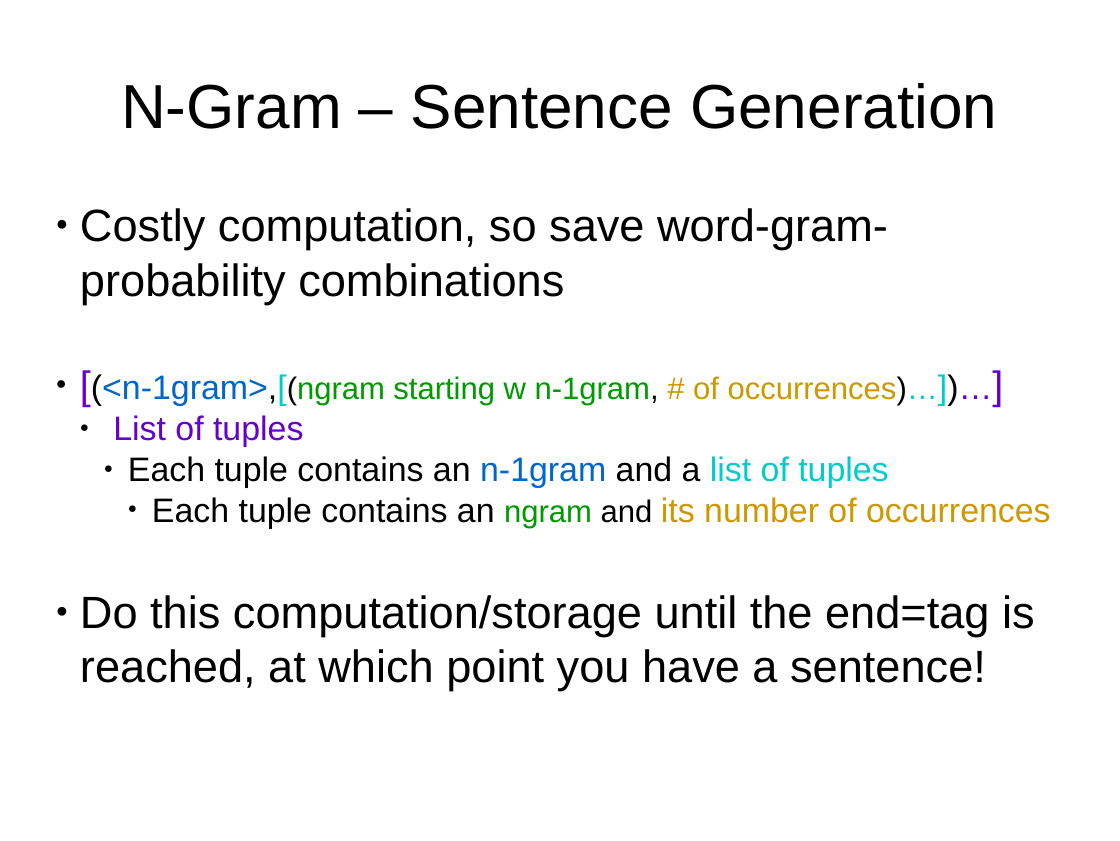
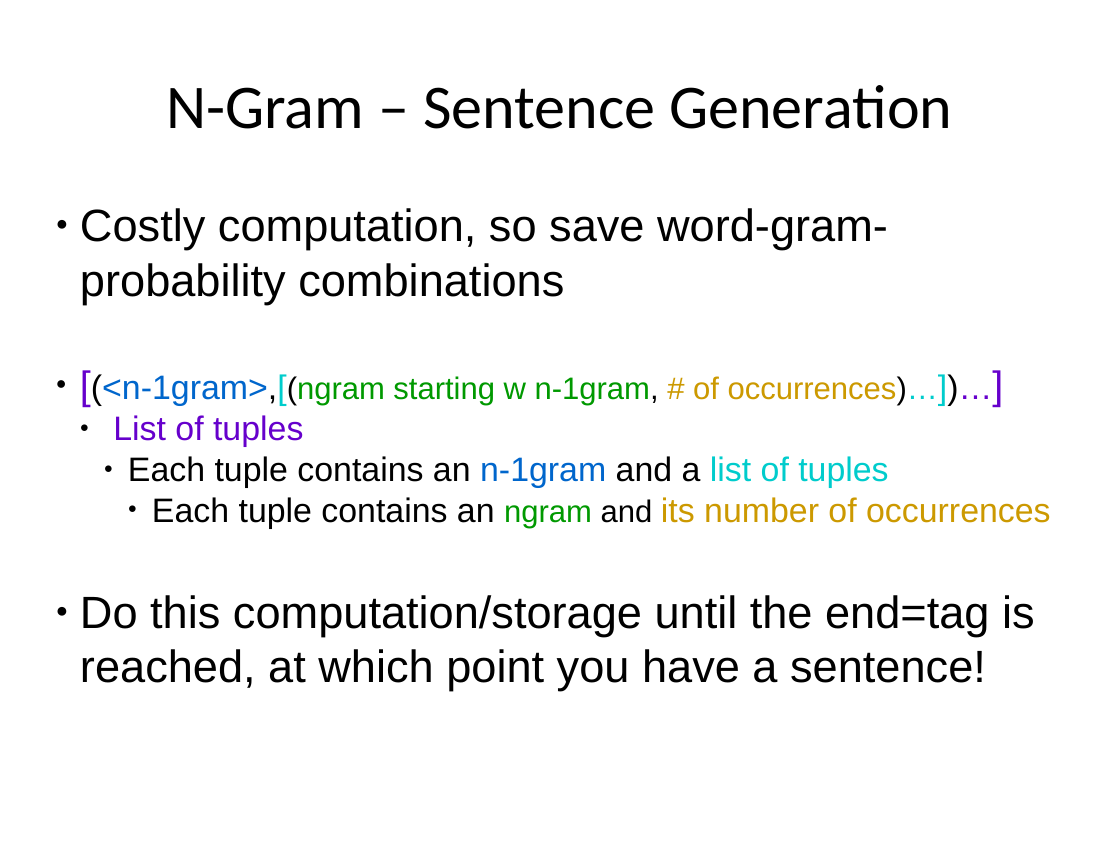
Before and after one commit to erikthiem/PartisanSpeechAnalysis, a slide deck: slide 12 of documents/presentation.odp. Drawn at 1120x841 pixels with LibreOffice and Linux fonts; fonts in the diff are those of the drawing. Boxes give left, top, right and bottom in pixels: in the first picture for what was removed or moved away, otherwise in the second. Text is boxed around its words. In the diff, an @@ line names an element or a change of style, - is before the commit and + after.

Commit message:
included training rate modification and updated powerpoint font

```diff
--- a/documents/presentation.odp
+++ b/documents/presentation.odp
@@ text "N-Gram – Sentence Generation" at (x1=166, y1=85, x2=952, y2=129): font Arial to Calibri @@
```
Also in this commit, not shown: 12 other slides changed, 10 other files.
